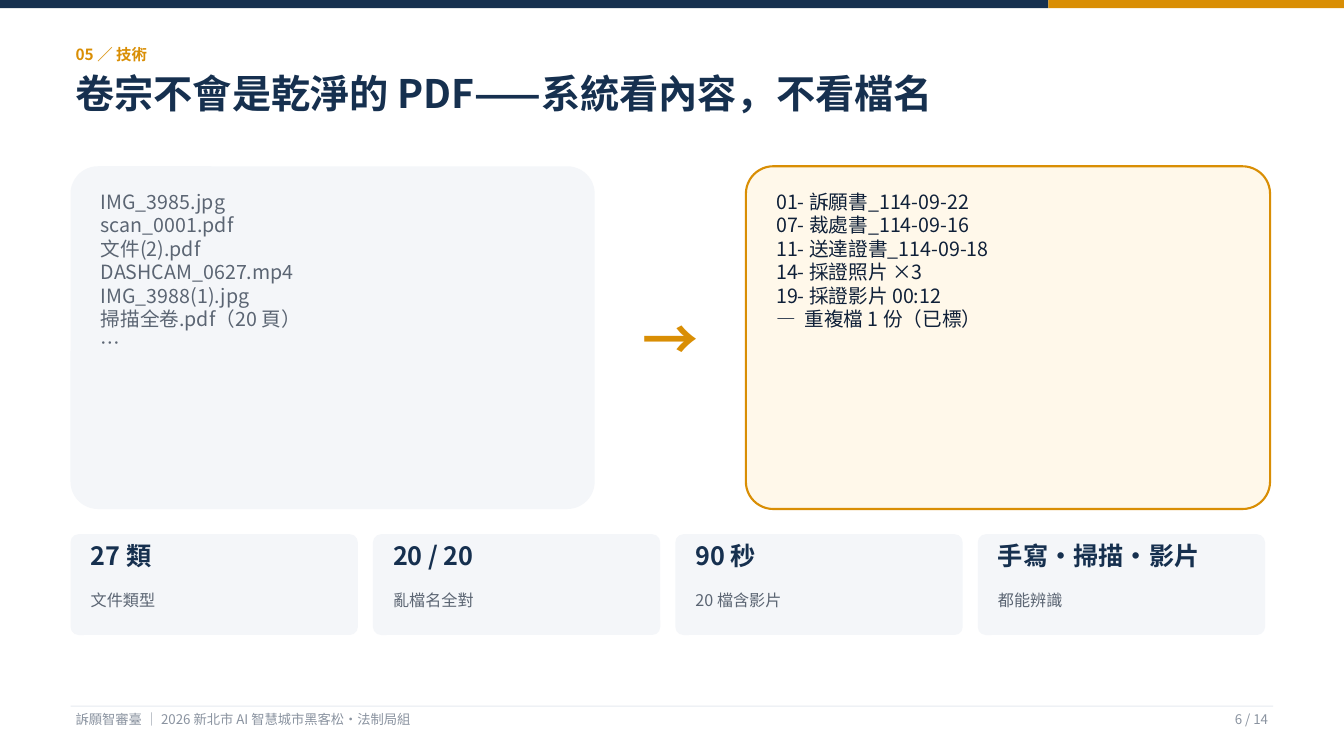
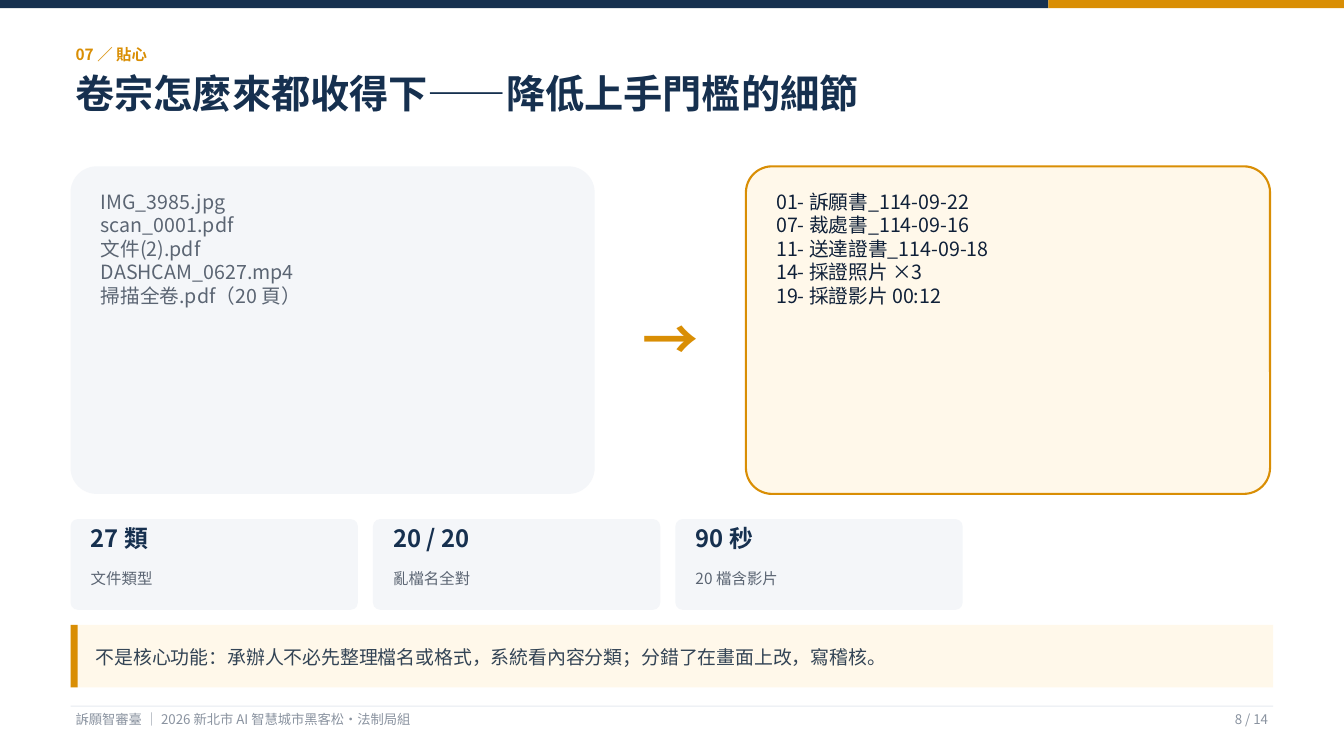
Before and after one commit to KevinMursh/hackathon_wisxxxx, a slide deck: slide 8 of docs/提案/提案簡報-訴願智審臺.pptx (slide 6 before the commit). Drawn at 1344x756 pixels with LibreOffice and Linux fonts; fonts in the diff are those of the drawing. Boxes give left, top, right and bottom in pixels: in the first picture for what was removed or moved away, otherwise in the second. Text is boxed around its words. In the diff, an @@ line names an element or a change of style, - is before the commit and + after.

```diff
--- a/docs/提案/提案簡報-訴願智審臺.pptx
+++ b/docs/提案/提案簡報-訴願智審臺.pptx
@@ text at <box>76,47,147,62</box>: text changed @@
-05 ／ 技術
+07 ／ 貼心
@@ text at <box>76,74,859,112</box>: text changed @@
-卷宗不會是乾淨的 PDF——系統看內容，不看檔名
+卷宗怎麼來都收得下——降低上手門檻的細節
@@ rounded rectangle: place and size @@
-rounded rectangle at <box>71,166,595,509</box>
+rounded rectangle at <box>71,166,595,494</box>
@@ rounded rectangle: place and size @@
-rounded rectangle at <box>746,166,1270,509</box>
+rounded rectangle at <box>746,166,1270,494</box>
@@ text at <box>101,194,300,308</box>: text changed @@
-IMG_3985.jpg
-scan_0001.pdf
-文件(2).pdf
-DASHCAM_0627.mp4
-IMG_3988(1).jpg
-掃描全卷.pdf（20 頁）
-…
+IMG_3985.jpg
+scan_0001.pdf
+文件(2).pdf
+DASHCAM_0627.mp4
+掃描全卷.pdf（20 頁）
@@ text at <box>776,192,989,305</box>: text changed @@
-01- 訴願書_114-09-22
-07- 裁處書_114-09-16
-11- 送達證書_114-09-18
-14- 採證照片 ×3
-19- 採證影片 00:12
-— 重複檔 1 份（已標）
+01- 訴願書_114-09-22
+07- 裁處書_114-09-16
+11- 送達證書_114-09-18
+14- 採證照片 ×3
+19- 採證影片 00:12
@@ rounded rectangle: place and size @@
-rounded rectangle at <box>71,534,358,635</box>
+rounded rectangle at <box>71,519,358,610</box>
@@ rounded rectangle: place and size @@
-rounded rectangle at <box>373,534,660,635</box>
+rounded rectangle at <box>373,519,660,610</box>
@@ rounded rectangle: place and size @@
-rounded rectangle at <box>676,534,963,635</box>
+rounded rectangle at <box>676,519,963,610</box>
@@ 3 texts: place and size @@
-3 texts at <box>91,539,756,571</box>
+3 texts at <box>91,523,753,553</box>
@@ size 18 to 17 pt in 3 elements at <box>91,523,148,553</box>, <box>393,529,469,548</box>, <box>695,526,753,549</box> @@
@@ rounded rectangle removed at <box>978,534,1265,635</box> @@
@@ 3 texts: place and size @@
-3 texts at <box>91,592,781,608</box>
+3 texts at <box>91,571,778,585</box>
@@ size 11.5 to 11 pt in 3 elements at <box>91,571,153,585</box>, <box>393,571,470,585</box>, <box>695,571,778,585</box> @@
@@ text removed at <box>998,543,1200,568</box> @@
-手寫・掃描・影片
@@ text removed at <box>998,592,1062,607</box> @@
-都能辨識
@@ rectangle added at <box>71,625,1273,688</box>, fill #FFF8EA @@
@@ rectangle added at <box>71,625,78,688</box>, fill #D98E04 @@
@@ text added at <box>96,648,886,667</box>, 13.5 pt, text #334455 @@
+不是核心功能：承辦人不必先整理檔名或格式，系統看內容分類；分錯了在畫面上改，寫稽核。
```
Also in this commit, not shown: 9 other slides changed, 3 slides added, 3 slides removed, 3 other files.
